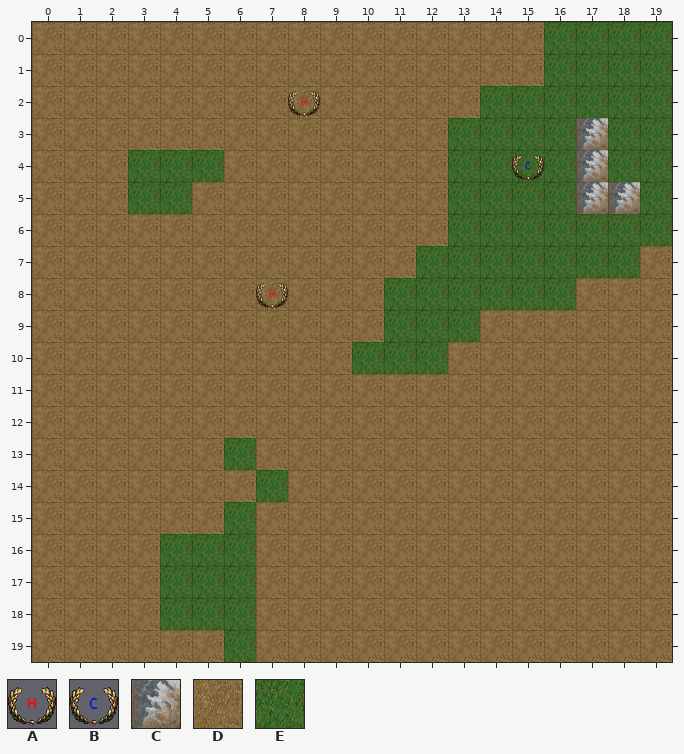
Tiled map: data/map/test.tmx. Above: the version before the commit.
Cells are 60x60 px. Shown: x 0..19, y 0..19.
Key: from "objetos": A 0, B 1; from "obstacles": C 1; from "test": D 0, E 1.
_ is an empty cell, # one hidden under a higher layer.
Objects are placed by their top-left corner, in cells (3,4 is the top-left corner of cell 3,4); size is 1x1 cell unless given.
Layers that did not change in this view are not listed.
Layer "ground" before, first column x 0:
 0 DDDDDDDDDDDDDDDDEEEE
 1 DDDDDDDDDDDDDDDDEEEE
 2 DDDDDDDDDDDDDDEEEEEE
 3 DDDDDDDDDDDDDEEEE#EE
 4 DDDEEEDDDDDDDEEEE#EE
 5 DDDEEDDDDDDDDEEEE##E
 6 DDDDDDDDDDDDDEEEEEEE
 7 DDDDDDDDDDDDEEEEEEED
 8 DDDDDDDDDDDEEEEEEDDD
 9 DDDDDDDDDDDEEEDDDDDD
10 DDDDDDDDDDEEEDDDDDDD
11 DDDDDDDDDDDDDDDDDDDD
12 DDDDDDDDDDDDDDDDDDDD
13 DDDDDDEDDDDDDDDDDDDD
14 DDDDDDDEDDDDDDDDDDDD
15 DDDDDDEDDDDDDDDDDDDD
16 DDDDEEEDDDDDDDDDDDDD
17 DDDDEEEDDDDDDDDDDDDD
18 DDDDEEEDDDDDDDDDDDDD
19 DDDDDDEDDDDDDDDDDDDD
Objects on layer "objects" before:
A at 8,2
B at 15,4
A at 7,8
The result:
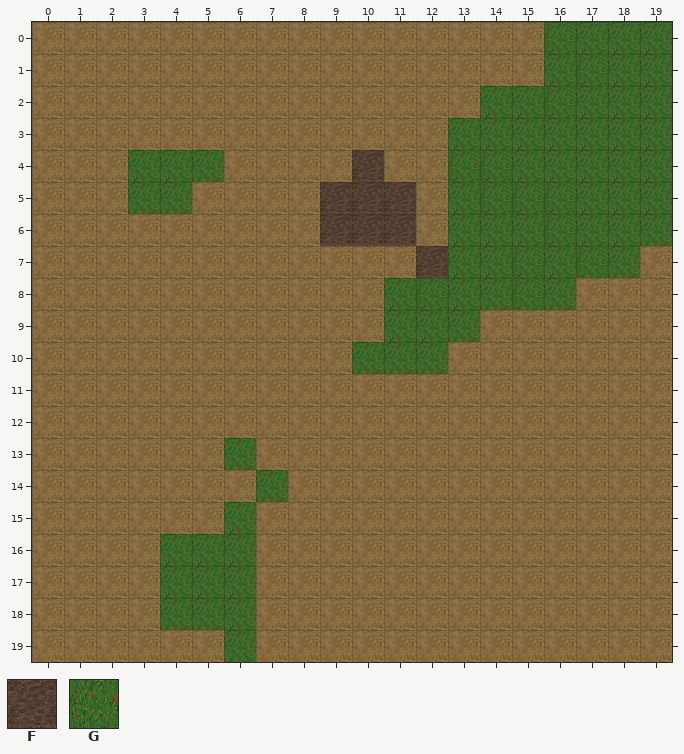
Further tiles: from "test": F 2, G 3.
The exact change:
Layer "ground":
Tile F replaces tile D in row 4 at x 10; in rows 5 to 6 at x 9 to 11.
Tile F replaces tile E in row 7 at x 12.
Tile G replaces tile E in row 0 at x 16; in row 1 at x 17; in row 2 at x 16; in row 4 at x 13 to 14; in row 5 at x 14 to 16; in row 6 at x 16.
Tile G replaces tile E in row 7 at x 15 and 17; in row 8 at x 12 and 15.
Layer "collisions" (now hidden):
Tile C is gone in rows 3 to 4 at x 17; in row 5 at x 17 to 18.
Layer "objects" (now hidden):
Object A at 8,2 is removed.
Object B at 15,4 is removed.
Object A at 7,8 is removed.
